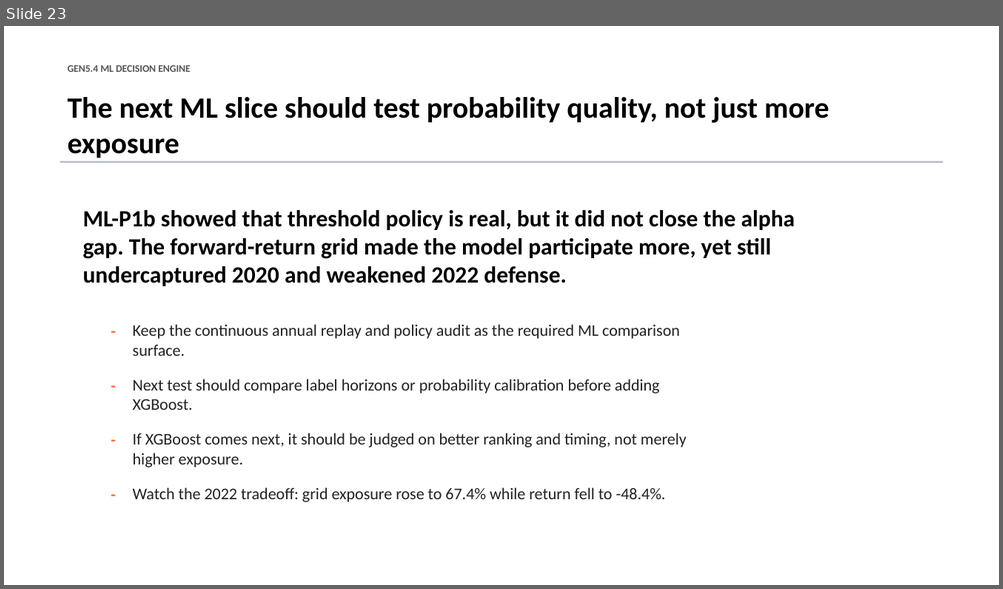
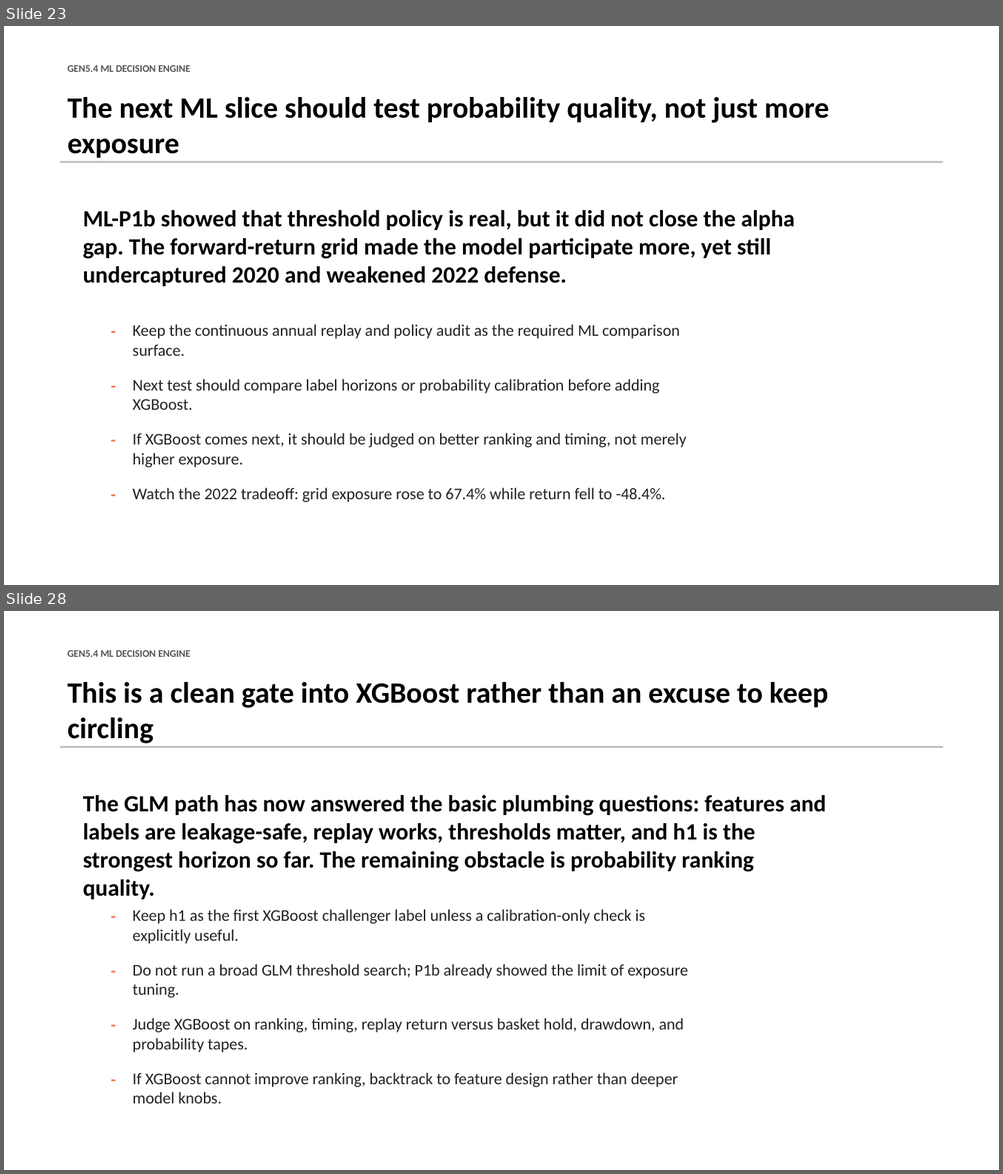
Before and after one commit to Francisc0Franc0/Time-Series-Modeling-Gen5, a slide deck: presentations/gen5_4_ml_decision_engine_incremental_build.pptx. Shown one above the other, each under a label of ours: slide 23 before the commit, slides 23 and 28 after it; the slides between them are not shown. The pictures are 1003x589 and 1003x1174 pixels, drawn with LibreOffice and Linux fonts; fonts in the diff are those of the drawing. Boxes give left, top, right and bottom in pixels: in the first picture for what was removed or moved away, otherwise in the second. Text is boxed around its words. In the diff, an @@ line names an element or a change of style, - is before the commit and + after.

Commit message:
Add Gen5.4 GLM horizon diagnostic

```diff
--- a/presentations/gen5_4_ml_decision_engine_incremental_build.pptx
+++ b/presentations/gen5_4_ml_decision_engine_incremental_build.pptx
@@ slide 28 added at (4,611,999,1170), background #FFFFFF @@
@@ text added at (68,650,190,657), 9.8 pt, text #555555, bold @@
+GEN5.4 ML DECISION ENGINE
@@ text added at (68,682,828,743), 28.5 pt, text #000000, bold @@
+This is a clean gate into XGBoost rather than an excuse to keep circling
@@ rectangle added at (60,746,942,748), fill #B8BCC4 @@
@@ text added at (83,795,825,872), 22.5 pt, text #000000, bold @@
+The GLM path has now answered the basic plumbing questions: features and labels are leakage-safe, replay works, thresholds matter, and h1 is the strongest horizon so far. The remaining obstacle is probability ranking quality.
@@ text added at (103,903,119,923), 15.8 pt, text #FF6B35, bold @@
+-
@@ text added at (133,909,646,944), 15.8 pt, text #222222 @@
+Keep h1 as the first XGBoost challenger label unless a calibration-only check is explicitly useful.
@@ text added at (103,957,119,977), 15.8 pt, text #FF6B35, bold @@
+-
@@ text added at (133,964,688,998), 15.8 pt, text #222222 @@
+Do not run a broad GLM threshold search; P1b already showed the limit of exposure tuning.
@@ text added at (103,1011,119,1031), 15.8 pt, text #FF6B35, bold @@
+-
@@ text added at (133,1018,684,1053), 15.8 pt, text #222222 @@
+Judge XGBoost on ranking, timing, replay return versus basket hold, drawdown, and probability tapes.
@@ text added at (103,1065,119,1085), 15.8 pt, text #FF6B35, bold @@
+-
@@ text added at (133,1073,678,1104), 15.8 pt, text #222222 @@
+If XGBoost cannot improve ranking, backtrack to feature design rather than deeper model knobs.
```
Also in this commit, not shown: 4 other slides added, 6 other files.
